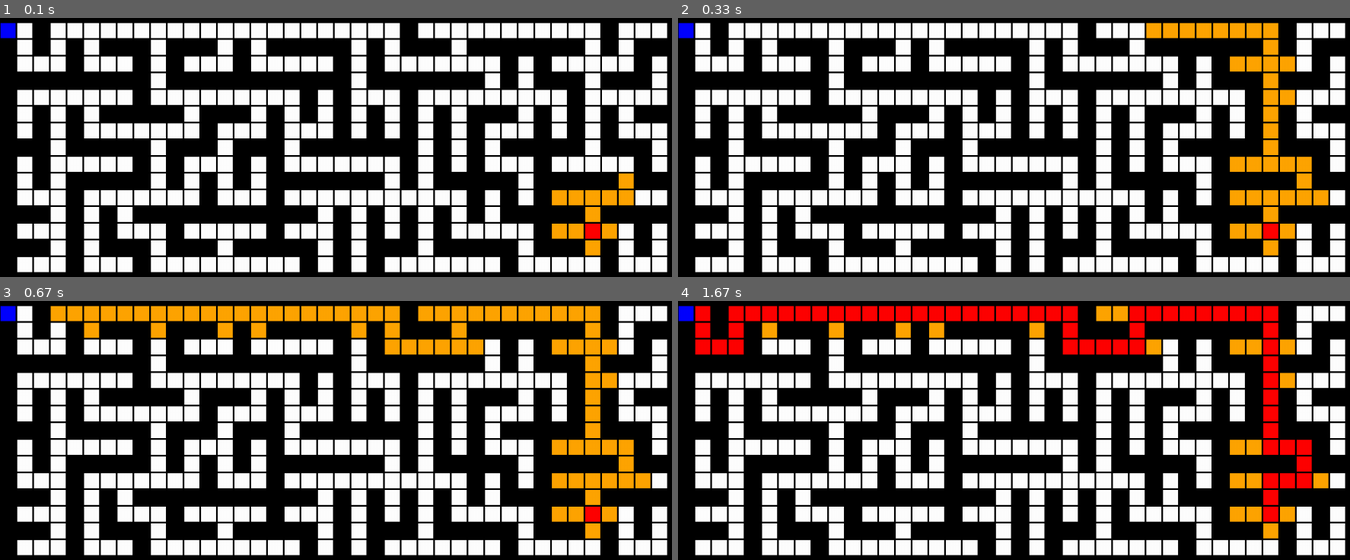
Above: before the commit, frames 1-4 (two rows, left to right).
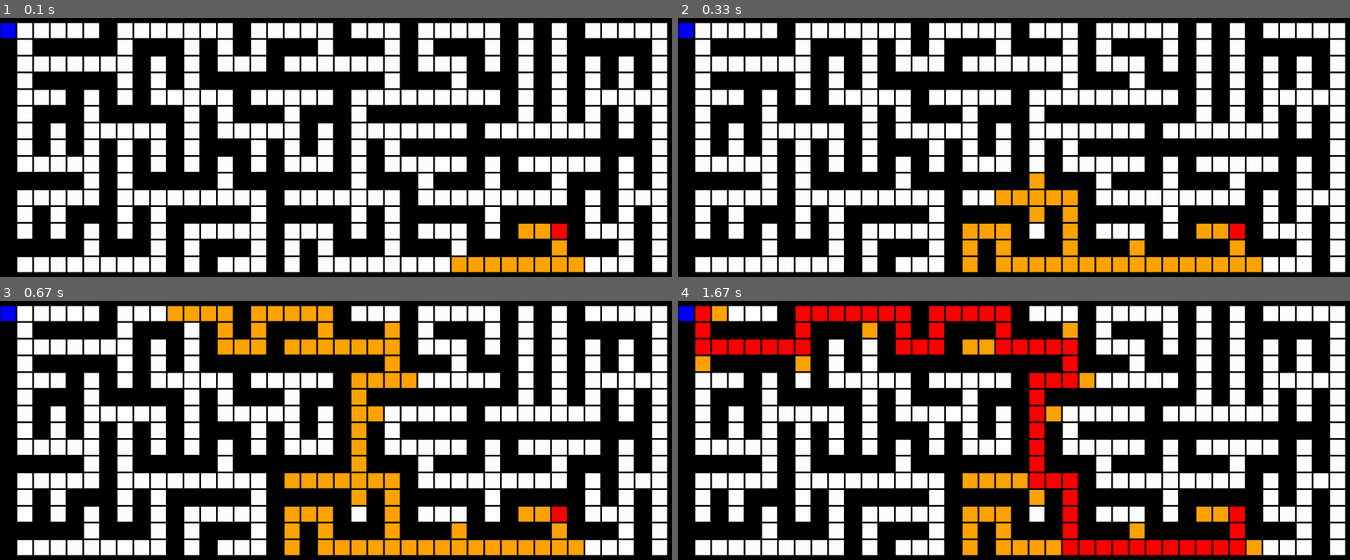
Above: after the commit, the same moments.

Repository: ndnghia24/introAI-lab1-pathsearching
Game: pygame game, started from pygame_maze.py
The game is run twice, just before and just after one commit, with the same random seed, the same clock (stepped at 60 frames per second) and the same inputs.
Inputs:
- Up to frame 1 (0.1 s): no input
- Up to frame 2 (0.33 s): no input
- Up to frame 3 (0.67 s): no input
- Up to frame 4 (1.67 s): no input

The runs differ from the first frame. In frame 1, 23% of the frame differs, in the area x 2-100%, y 1-99%; in frame 2, 28%; in frame 3, 32%; in frame 4, 33%.

Commit message:
add argvs

Diff:
--- /dev/null
+++ b/output.txt
@@ -0,0 +1,2 @@
+Cost: 62
+Expanded Nodes: 90
--- a/pygame_maze.py
+++ b/pygame_maze.py
@@ -94,14 +94,17 @@
     window_height = maze_height * cell_size
     screen = pygame.display.set_mode((window_width, window_height))
 
+    draw_maze(screen, maze_clone)
+    pygame.image.save(screen, "before.png")
+
     for unfinish_path in expanded_nodes:
-        draw_maze(screen, maze_clone)
-        pygame.time.delay(5)  # Delay for 5 milliseconds
         for node in unfinish_path:
             x, y = node
             if maze_clone[y][x] == 'S' or maze_clone[y][x] == 'G':
                 continue
             maze_clone[y] = maze_clone[y][:x] + '▒' + maze_clone[y][x + 1:]
+        draw_maze(screen, maze_clone)
+        pygame.time.delay(5)  # Delay for 5 milliseconds
 
     if path is not None:
         for node in path:
@@ -111,6 +114,7 @@
             maze_clone[y] = maze_clone[y][:x] + '█' + maze_clone[y][x + 1:]
 
     draw_maze(screen, maze_clone)
+    pygame.image.save(screen, "after.png")
 
     running = True
     while running:
@@ -138,13 +142,17 @@
     count = count_expanded_nodes(maze_clone)
     print("Path Cost: ", cost)
     print("Expanded Nodes: ", count)
+    # write cost and count to file
+    with open("output.txt", "w") as file:
+        file.write("Cost: " + str(cost) + "\n")
+        file.write("Expanded Nodes: " + str(count) + "\n")
     # maze_path_visualize(maze, path, cost)
 
 
 #################### MAIN ####################
 if __name__ == "__main__":
     # input maze
-    maze_path = str(os.path.dirname(os.path.abspath(__file__))) + "\input\level_1\input1.txt"
+    maze_path = str(os.path.dirname(os.path.abspath(__file__))) + "\input\level_1\input3.txt"
 
     # load maze, tìm điểm đầu cuối và danh sách điểm thưởng
     maze, mapping_bonus = load_maze(maze_path)
Binary file added: after.png
Binary file added: before.png
